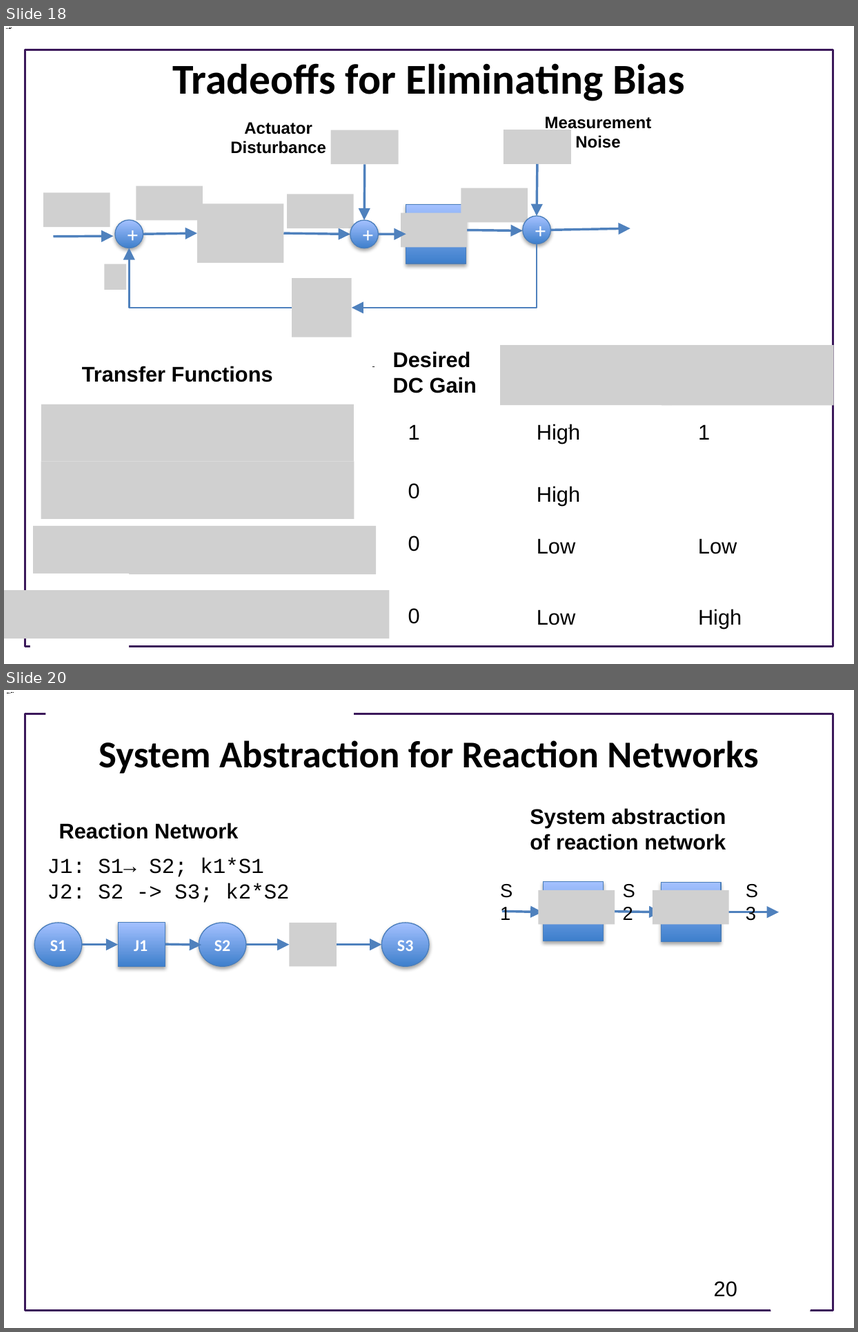
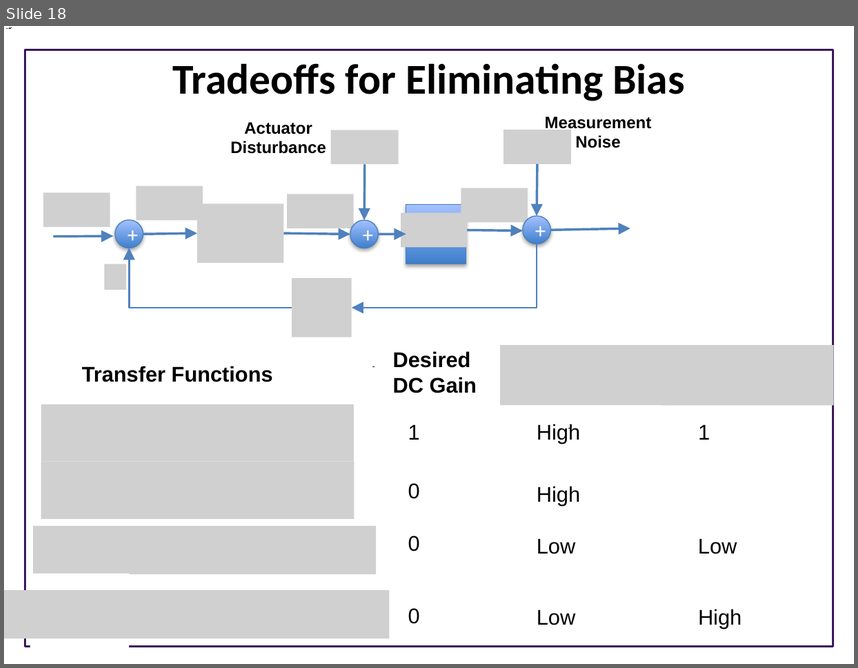
Before and after one commit to joseph-hellerstein/advanced-controls-lectures, a slide deck: Lecture_13_14-Closed-Loop-Systems/Closed-Loop-Systems.pptx. Shown one above the other, each under a label of ours: slides 18 and 20 before the commit, slide 18 after it; the slides between them are not shown. The pictures are 858x1332 and 858x668 pixels, drawn with LibreOffice and Linux fonts; fonts in the diff are those of the drawing; grey boxes stand for pictures; background and template pictures are left out. Boxes give left, top, right and bottom in pixels: in the first picture for what was removed or moved away, otherwise in the second. Text is boxed around its words. In the diff, an @@ line names an element or a change of style, - is before the commit and + after.

```diff
--- a/Lecture_13_14-Closed-Loop-Systems/Closed-Loop-Systems.pptx
+++ b/Lecture_13_14-Closed-Loop-Systems/Closed-Loop-Systems.pptx
@@ slide 20 removed at (x1=4, y1=690, x2=854, y2=1328), background #FFFFFF; not listed: 1 template element that a slide beside it also shows @@
@@ rectangle removed at (x1=45, y1=704, x2=353, y2=725) @@
@@ title removed at (x1=99, y1=740, x2=758, y2=773) @@
-System Abstraction for Reaction Networks
@@ text removed at (x1=530, y1=808, x2=726, y2=850) @@
-System abstraction of reaction network
@@ text removed at (x1=59, y1=822, x2=238, y2=839) @@
-Reaction Network
@@ text removed at (x1=47, y1=858, x2=289, y2=903) @@
-J1: S1→ S2; k1*S1
-J2: S2 -> S3; k2*S2
@@ group removed at (x1=492, y1=874, x2=778, y2=940): 3 arrows, 3 texts, 2 rectangles, 2 pictures @@
-S1
-S2
-S3
@@ group removed at (x1=34, y1=922, x2=429, y2=966): 4 arrows, 3 ellipses, 1 rectangle, 1 picture @@
-S1
-S2
-J1
-S3
@@ page number removed at (x1=714, y1=1281, x2=737, y2=1297) @@
-20
@@ trapezoid removed at (x1=763, y1=1280, x2=818, y2=1317) @@
```
Also in this commit, not shown: 4 slides changed, 4 other slides removed, 1 other file.
